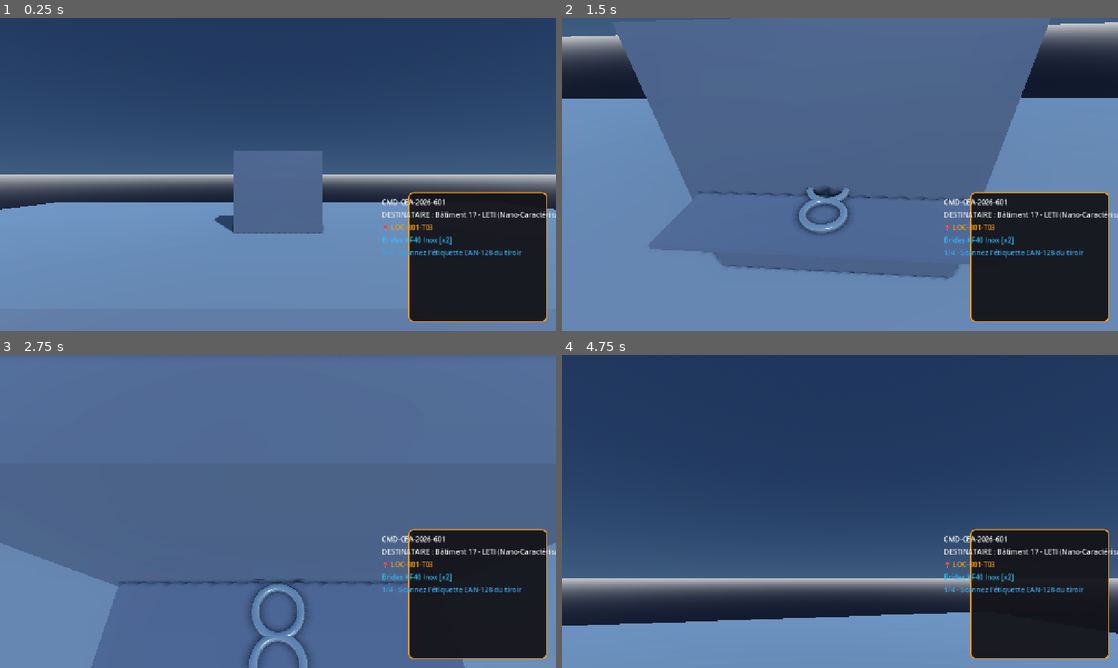
Above: before the commit, frames 1-4 (two rows, left to right).
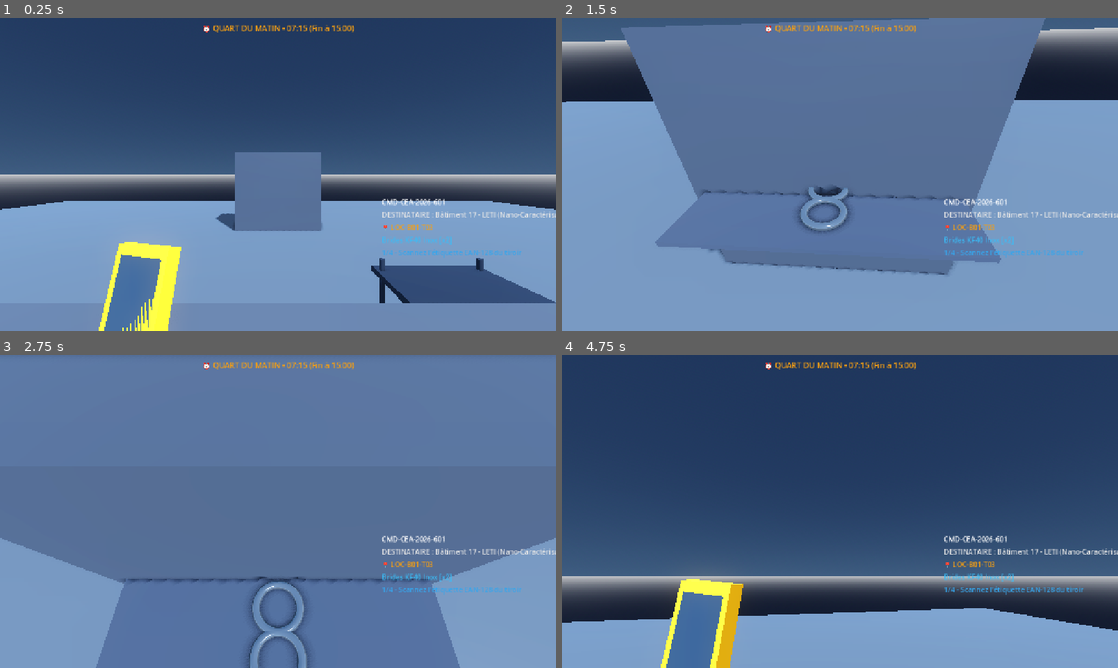
Above: after the commit, the same moments.

Repository: Masterjeremysu/Jeux-Scan-25-ans-Logistics
Game: Godot game, scene res://scenes/MainWarehouse.tscn
The game is run twice, just before and just after one commit, with the same random seed, the same clock (stepped at 60 frames per second) and the same inputs.
Inputs (mouse positions are in pixels of both pictures, inside the frame that each line leads up to):
- Up to frame 1 (0.25 s): no input
- Up to frame 2 (1.5 s): tap Enter at 0.5 s; move the mouse to (867, 174) at 0.52 s; hold Space (laser_scan) 0.53-1.28 s; hold Z (move_forward) from 0.53 s (still down); move the mouse to (812, 174) at 1.27 s; tap Space (laser_scan) at 1.35 s
- Up to frame 3 (2.75 s): move the mouse to (333, 442) at 2.02 s; release Z (move_forward) at 2.03 s; hold D (move_right) from 2.03 s (still down); hold Space (laser_scan) from 2.03 s (still down); click (333, 442) at 2.17 s
- Up to frame 4 (4.75 s): move the mouse to (812, 574) at 2.77 s; release D (move_right) at 2.78 s; release Space (laser_scan) at 2.78 s; hold Z (move_forward) 2.78-3.53 s; tap Space (laser_scan) at 2.85, 4.35 s; click (812, 574) at 2.92 s; tap Enter at 3.5 s; move the mouse to (1006, 558) at 3.52 s; hold Q (move_left) 3.53-4.28 s; hold Space (laser_scan) 3.53-4.28 s; click (1006, 558) at 3.67 s; tap Escape (ui_cancel) at 4.15 s; move the mouse to (795, 508) at 4.27 s; hold Z (move_forward) from 4.28 s (still down)

The runs differ from the first frame. In frame 1, 15% of the frame differs, in the area x 11-100%, y 2-100%; in frame 2, 15%; in frame 3, 13%; in frame 4, 16%, in the area x 0-100%, y 2-100%.

Commit message:
Ajout lanceurs direct 1-clic bat, chariot picking 3D, Zebra 3D en main et horloge de quart

Diff:
--- a/project.godot
+++ b/project.godot
@@ -1,22 +1,29 @@
 ; Engine configuration file.
 ; It's best edited using the editor UI and not directly,
-; but it can also be edited by text.
+; since the parameters that go here are not all obvious.
+;
+; Format:
+;   [section] ; section goes between []
+;   param=value ; assign values to parameters
 
 config_version=5
+
+[animation]
+
+compatibility/default_parent_skeleton_in_mesh_instance_3d=true
 
 [application]
 
 config/name="CEA GRENOBLE - Logistique 3D Warehouse"
 config/description="Simulateur d'entrepôt logistique haute précision pour le CEA Grenoble (Racks, Tiroirs animés, Terminal Zebra WMS, Étiquettes EAN-128)"
 run/main_scene="res://scenes/MainWarehouse.tscn"
-config/features=PackedStringArray("4.3", "Forward Plus")
+config/features=PackedStringArray("4.7", "Forward Plus")
 config/icon="res://icon.svg"
 
 [display]
 
 window/size/viewport_width=1280
 window/size/viewport_height=720
-window/size/mode=0
 window/stretch/mode="canvas_items"
 window/stretch/aspect="expand"
 
@@ -24,45 +31,44 @@
 
 move_forward={
 "deadzone": 0.5,
-"events": [Object(InputEventKey,"resource_local_to_scene":fa …(172 unchanged characters)… eycode":90,"key_label":0,"unicode":122,"echo":false,"script":null)
-, Object(InputEventKey,"resource_local_to_scene":false,"reso …(163 unchanged characters)… eycode":87,"key_label":0,"unicode":119,"echo":false,"script":null)
-, Object(InputEventKey,"resource_local_to_scene":false,"reso …(166 unchanged characters)… ode":4194320,"key_label":0,"unicode":0,"echo":false,"script":null)
+"events": [Object(InputEventKey,"resource_local_to_scene":fa …(172 unchanged characters)… eycode":90,"key_label":0,"unicode":122,"location":0,"echo":false,"script":null)
+, Object(InputEventKey,"resource_local_to_scene":false,"reso …(163 unchanged characters)… eycode":87,"key_label":0,"unicode":119,"location":0,"echo":false,"script":null)
+, Object(InputEventKey,"resource_local_to_scene":false,"reso …(166 unchanged characters)… ode":4194320,"key_label":0,"unicode":0,"location":0,"echo":false,"script":null)
 ]
 }
 move_backward={
 "deadzone": 0.5,
-"events": [Object(InputEventKey,"resource_local_to_scene":fa …(172 unchanged characters)… eycode":83,"key_label":0,"unicode":115,"echo":false,"script":null)
-, Object(InputEventKey,"resource_local_to_scene":false,"reso …(166 unchanged characters)… ode":4194322,"key_label":0,"unicode":0,"echo":false,"script":null)
+"events": [Object(InputEventKey,"resource_local_to_scene":fa …(172 unchanged characters)… eycode":83,"key_label":0,"unicode":115,"location":0,"echo":false,"script":null)
+, Object(InputEventKey,"resource_local_to_scene":false,"reso …(166 unchanged characters)… ode":4194322,"key_label":0,"unicode":0,"location":0,"echo":false,"script":null)
 ]
 }
 move_left={
 "deadzone": 0.5,
-"events": [Object(InputEventKey,"resource_local_to_scene":fa …(172 unchanged characters)… eycode":81,"key_label":0,"unicode":113,"echo":false,"script":null)
-, Object(InputEventKey,"resource_local_to_scene":false,"reso …(162 unchanged characters)… keycode":65,"key_label":0,"unicode":97,"echo":false,"script":null)
-, Object(InputEventKey,"resource_local_to_scene":false,"reso …(166 unchanged characters)… ode":4194319,"key_label":0,"unicode":0,"echo":false,"script":null)
+"events": [Object(InputEventKey,"resource_local_to_scene":fa …(172 unchanged characters)… eycode":81,"key_label":0,"unicode":113,"location":0,"echo":false,"script":null)
+, Object(InputEventKey,"resource_local_to_scene":false,"reso …(162 unchanged characters)… keycode":65,"key_label":0,"unicode":97,"location":0,"echo":false,"script":null)
+, Object(InputEventKey,"resource_local_to_scene":false,"reso …(166 unchanged characters)… ode":4194319,"key_label":0,"unicode":0,"location":0,"echo":false,"script":null)
 ]
 }
 move_right={
 "deadzone": 0.5,
-"events": [Object(InputEventKey,"resource_local_to_scene":fa …(172 unchanged characters)… eycode":68,"key_label":0,"unicode":100,"echo":false,"script":null)
-, Object(InputEventKey,"resource_local_to_scene":false,"reso …(166 unchanged characters)… ode":4194321,"key_label":0,"unicode":0,"echo":false,"script":null)
+"events": [Object(InputEventKey,"resource_local_to_scene":fa …(172 unchanged characters)… eycode":68,"key_label":0,"unicode":100,"location":0,"echo":false,"script":null)
+, Object(InputEventKey,"resource_local_to_scene":false,"reso …(166 unchanged characters)… ode":4194321,"key_label":0,"unicode":0,"location":0,"echo":false,"script":null)
 ]
 }
 laser_scan={
 "deadzone": 0.5,
-"events": [Object(InputEventKey,"resource_local_to_scene":fa …(171 unchanged characters)… keycode":32,"key_label":0,"unicode":32,"echo":false,"script":null)
+"events": [Object(InputEventKey,"resource_local_to_scene":fa …(171 unchanged characters)… keycode":32,"key_label":0,"unicode":32,"location":0,"echo":false,"script":null)
 , Object(InputEventMouseButton,"resource_local_to_scene":false,"resource_name":"","device":-1,"window_id":0,"alt_presse …(243 unchanged characters)…
 ]
 }
 interact={
 "deadzone": 0.5,
-"events": [Object(InputEventKey,"resource_local_to_scene":fa …(172 unchanged characters)… eycode":69,"key_label":0,"unicode":101,"echo":false,"script":null)
+"events": [Object(InputEventKey,"resource_local_to_scene":fa …(172 unchanged characters)… eycode":69,"key_label":0,"unicode":101,"location":0,"echo":false,"script":null)
 ]
 }
 
 [rendering]
 
-renderer/rendering_method="forward_plus"
 textures/vram_compression/import_etc2_astc=true
 anti_aliasing/quality/msaa_3d=2
 anti_aliasing/quality/screen_space_aa=1
--- a/scenes/MainWarehouse.tscn
+++ b/scenes/MainWarehouse.tscn
@@ -1,8 +1,9 @@
-[gd_scene load_steps=12 format=3]
+[gd_scene load_steps=13 format=3]
 
 [ext_resource type="PackedScene" path="res://scenes/Player.tscn" id="1_player"]
 [ext_resource type="PackedScene" path="res://scenes/DrawerCabinet.tscn" id="2_cabinet"]
-[ext_resource type="Script" path="res://scripts/WarehouseManager.gd" id="3_mgr"]
+[ext_resource type="PackedScene" path="res://scenes/PickingCart.tscn" id="3_cart"]
+[ext_resource type="Script" path="res://scripts/WarehouseManager.gd" id="4_mgr"]
 
 [sub_resource type="ProceduralSkyMaterial" id="ProceduralSkyMaterial_sky"]
 sky_top_color = Color(0.12, 0.18, 0.28, 1)
@@ -16,8 +17,8 @@
 background_mode = 2
 sky = SubResource("Sky_env")
 ambient_light_source = 2
-ambient_light_color = Color(0.8, 0.85, 0.9, 1)
-ambient_light_energy = 0.8
+ambient_light_color = Color(0.85, 0.9, 0.96, 1)
+ambient_light_energy = 0.9
 tonemap_mode = 2
 ssao_enabled = true
 glow_enabled = true
@@ -31,9 +32,9 @@
 size = Vector3(26, 0.2, 22)
 
 [sub_resource type="StandardMaterial3D" id="StandardMaterial3D_floor"]
-albedo_color = Color(0.2, 0.25, 0.32, 1)
-metallic = 0.15
-roughness = 0.35
+albedo_color = Color(0.22, 0.27, 0.34, 1)
+metallic = 0.2
+roughness = 0.3
 
 [sub_resource type="BoxMesh" id="BoxMesh_bench"]
 size = Vector3(3.5, 0.9, 1.6)
@@ -51,11 +52,11 @@
 [node name="DirectionalLight3D" type="DirectionalLight3D" parent="."]
 transform = Transform3D(0.866025, -0.353553, 0.353553, 0, 0.707107, 0.707107, -0.5, -0.612372, 0.612372, 5, 10, 5)
 light_color = Color(0.98, 0.98, 1, 1)
-light_energy = 1.4
+light_energy = 1.6
 shadow_enabled = true
 
 [node name="WarehouseManager" type="Node" parent="."]
-script = ExtResource("3_mgr")
+script = ExtResource("4_mgr")
 
 [node name="Floor" type="StaticBody3D" parent="."]
 transform = Transform3D(1, 0, 0, 0, 1, 0, 0, 0, 1, 0, -0.1, 0)
@@ -70,6 +71,9 @@
 [node name="DrawerCabinet" parent="." instance=ExtResource("2_cabinet")]
 transform = Transform3D(1, 0, 0, 0, 1, 0, 0, 0, 1, 0, 0, -4)
 
+[node name="PickingCart" parent="." instance=ExtResource("3_cart")]
+transform = Transform3D(1, 0, 0, 0, 1, 0, 0, 0, 1, 1.4, 0, 1.5)
+
 [node name="PackingBench" type="MeshInstance3D" parent="."]
 transform = Transform3D(1, 0, 0, 0, 1, 0, 0, 0, 1, 0, 0.45, 2.5)
 mesh = SubResource("BoxMesh_bench")
--- /dev/null
+++ b/scenes/PickingCart.tscn
@@ -0,0 +1,82 @@
+[gd_scene load_steps=8 format=3]
+
+[sub_resource type="BoxShape3D" id="BoxShape3D_cart"]
+size = Vector3(1.1, 0.9, 1.4)
+
+[sub_resource type="BoxMesh" id="BoxMesh_tray"]
+size = Vector3(1.0, 0.05, 1.3)
+
+[sub_resource type="StandardMaterial3D" id="StandardMaterial3D_metal"]
+albedo_color = Color(0.25, 0.3, 0.38, 1)
+metallic = 0.85
+roughness = 0.25
+
+[sub_resource type="CylinderMesh" id="CylinderMesh_pipe"]
+top_radius = 0.025
+bottom_radius = 0.025
+height = 0.85
+
+[sub_resource type="CylinderMesh" id="CylinderMesh_wheel"]
+top_radius = 0.08
+bottom_radius = 0.08
+height = 0.05
+
+[sub_resource type="StandardMaterial3D" id="StandardMaterial3D_rubber"]
+albedo_color = Color(0.08, 0.08, 0.1, 1)
+roughness = 0.9
+
+[node name="PickingCart" type="CharacterBody3D"]
+
+[node name="CollisionShape3D" type="CollisionShape3D" parent="."]
+transform = Transform3D(1, 0, 0, 0, 1, 0, 0, 0, 1, 0, 0.45, 0)
+shape = SubResource("BoxShape3D_cart")
+
+[node name="LowerTray" type="MeshInstance3D" parent="."]
+transform = Transform3D(1, 0, 0, 0, 1, 0, 0, 0, 1, 0, 0.15, 0)
+mesh = SubResource("BoxMesh_tray")
+surface_material_override/0 = SubResource("StandardMaterial3D_metal")
+
+[node name="UpperTray" type="MeshInstance3D" parent="."]
+transform = Transform3D(1, 0, 0, 0, 1, 0, 0, 0, 1, 0, 0.75, 0)
+mesh = SubResource("BoxMesh_tray")
+surface_material_override/0 = SubResource("StandardMaterial3D_metal")
+
+[node name="PillarFL" type="MeshInstance3D" parent="."]
+transform = Transform3D(1, 0, 0, 0, 1, 0, 0, 0, 1, 0.45, 0.45, 0.55)
+mesh = SubResource("CylinderMesh_pipe")
+surface_material_override/0 = SubResource("StandardMaterial3D_metal")
+
+[node name="PillarFR" type="MeshInstance3D" parent="."]
+transform = Transform3D(1, 0, 0, 0, 1, 0, 0, 0, 1, -0.45, 0.45, 0.55)
+mesh = SubResource("CylinderMesh_pipe")
+surface_material_override/0 = SubResource("StandardMaterial3D_metal")
+
+[node name="PillarBL" type="MeshInstance3D" parent="."]
+transform = Transform3D(1, 0, 0, 0, 1, 0, 0, 0, 1, 0.45, 0.45, -0.55)
+mesh = SubResource("CylinderMesh_pipe")
+surface_material_override/0 = SubResource("StandardMaterial3D_metal")
+
+[node name="PillarBR" type="MeshInstance3D" parent="."]
+transform = Transform3D(1, 0, 0, 0, 1, 0, 0, 0, 1, -0.45, 0.45, -0.55)
+mesh = SubResource("CylinderMesh_pipe")
+surface_material_override/0 = SubResource("StandardMaterial3D_metal")
+
+[node name="WheelFL" type="MeshInstance3D" parent="."]
+transform = Transform3D(1, 0, 0, 0, -4.37114e-08, -1, 0, 1, -4.37114e-08, 0.45, 0.08, 0.55)
+mesh = SubResource("CylinderMesh_wheel")
+surface_material_override/0 = SubResource("StandardMaterial3D_rubber")
+
+[node name="WheelFR" type="MeshInstance3D" parent="."]
+transform = Transform3D(1, 0, 0, 0, -4.37114e-08, -1, 0, 1, -4.37114e-08, -0.45, 0.08, 0.55)
+mesh = SubResource("CylinderMesh_wheel")
+surface_material_override/0 = SubResource("StandardMaterial3D_rubber")
+
+[node name="WheelBL" type="MeshInstance3D" parent="."]
+transform = Transform3D(1, 0, 0, 0, -4.37114e-08, -1, 0, 1, -4.37114e-08, 0.45, 0.08, -0.55)
+mesh = SubResource("CylinderMesh_wheel")
+surface_material_override/0 = SubResource("StandardMaterial3D_rubber")
+
+[node name="WheelBR" type="MeshInstance3D" parent="."]
+transform = Transform3D(1, 0, 0, 0, -4.37114e-08, -1, 0, 1, -4.37114e-08, -0.45, 0.08, -0.55)
+mesh = SubResource("CylinderMesh_wheel")
+surface_material_override/0 = SubResource("StandardMaterial3D_rubber")
--- a/scenes/Player.tscn
+++ b/scenes/Player.tscn
@@ -7,23 +7,35 @@
 radius = 0.4
 height = 1.8
 
+[sub_resource type="BoxMesh" id="BoxMesh_zebra_body"]
+size = Vector3(0.12, 0.22, 0.035)
+
+[sub_resource type="StandardMaterial3D" id="StandardMaterial3D_zebra_case"]
+albedo_color = Color(0.1, 0.1, 0.12, 1)
+metallic = 0.4
+roughness = 0.6
+
+[sub_resource type="BoxMesh" id="BoxMesh_bumper"]
+size = Vector3(0.126, 0.226, 0.038)
+
+[sub_resource type="StandardMaterial3D" id="StandardMaterial3D_bumper"]
+albedo_color = Color(0.96, 0.62, 0.07, 1)
+roughness = 0.8
+
+[sub_resource type="QuadMesh" id="QuadMesh_screen"]
+size = Vector2(0.1, 0.16)
+
+[sub_resource type="StandardMaterial3D" id="StandardMaterial3D_screen"]
+albedo_color = Color(0.04, 0.07, 0.12, 1)
+emission_enabled = true
+emission = Color(0.08, 0.2, 0.35, 1)
+emission_energy_multiplier = 0.8
+
 [sub_resource type="ImmediateMesh" id="ImmediateMesh_laser"]
 
 [sub_resource type="StandardMaterial3D" id="StandardMaterial3D_laser"]
 shading_mode = 0
-albedo_color = Color(1, 0.15, 0.15, 1)
-
-[sub_resource type="StyleBoxFlat" id="StyleBoxFlat_zebra"]
-bg_color = Color(0.08, 0.08, 0.1, 0.95)
-border_width_left = 3
-border_width_top = 3
-border_width_right = 3
-border_width_bottom = 3
-border_color = Color(0.96, 0.62, 0.07, 1)
-corner_radius_top_left = 12
-corner_radius_top_right = 12
-corner_radius_bottom_right = 12
-corner_radius_bottom_left = 12
+albedo_color = Color(1, 0.1, 0.1, 1)
 
 [node name="Player" type="CharacterBody3D"]
 script = ExtResource("1_player")
@@ -36,17 +48,55 @@
 transform = Transform3D(1, 0, 0, 0, 1, 0, 0, 0, 1, 0, 1.65, 0)
 
 [node name="Camera3D" type="Camera3D" parent="Head"]
-fov = 68.0
+fov = 70.0
 
 [node name="LaserRay" type="RayCast3D" parent="Head"]
-target_position = Vector3(0, 0, -4.5)
+target_position = Vector3(0, 0, -5.0)
 
-[node name="LaserBeam" type="MeshInstance3D" parent="Head"]
-transform = Transform3D(1, 0, 0, 0, 1, 0, 0, 0, 1, 0.2, -0.2, -0.2)
+[node name="ZebraHand3D" type="Node3D" parent="Head"]
+transform = Transform3D(0.965926, 0.0669873, -0.25, 0, 0.965926, 0.258819, 0.258819, -0.25, 0.933013, -0.28, -0.26, -0.45)
+
+[node name="BumperYellow" type="MeshInstance3D" parent="Head/ZebraHand3D"]
+mesh = SubResource("BoxMesh_bumper")
+surface_material_override/0 = SubResource("StandardMaterial3D_bumper")
+
+[node name="BodyBlack" type="MeshInstance3D" parent="Head/ZebraHand3D"]
+mesh = SubResource("BoxMesh_zebra_body")
+surface_material_override/0 = SubResource("StandardMaterial3D_zebra_case")
+
+[node name="Screen" type="MeshInstance3D" parent="Head/ZebraHand3D"]
+transform = Transform3D(1, 0, 0, 0, 1, 0, 0, 0, 1, 0, 0.01, 0.019)
+mesh = SubResource("QuadMesh_screen")
+surface_material_override/0 = SubResource("StandardMaterial3D_screen")
+
+[node name="LaserBeam" type="MeshInstance3D" parent="Head/ZebraHand3D"]
+transform = Transform3D(1, 0, 0, 0, 1, 0, 0, 0, 1, 0, 0.12, 0)
 mesh = SubResource("ImmediateMesh_laser")
 surface_material_override/0 = SubResource("StandardMaterial3D_laser")
 
 [node name="CanvasLayer" type="CanvasLayer" parent="."]
+
+[node name="ShiftHUD" type="Control" parent="CanvasLayer"]
+layout_mode = 3
+anchors_preset = 10
+anchor_right = 1.0
+offset_bottom = 54.0
+grow_horizontal = 2
+
+[node name="ClockLabel" type="Label" parent="CanvasLayer/ShiftHUD"]
+layout_mode = 1
+anchors_preset = 5
+anchor_left = 0.5
+anchor_right = 0.5
+offset_left = -160.0
+offset_top = 10.0
+offset_right = 160.0
+offset_bottom = 40.0
+grow_horizontal = 2
+theme_override_colors/font_color = Color(0.96, 0.62, 0.07, 1)
+theme_override_font_sizes/font_size = 18
+text = "⏰ QUART DU MATIN • 07:15 (Fin à 15:00)"
+horizontal_alignment = 1
 
 [node name="ZebraPDA" type="Control" parent="CanvasLayer" groups=["zebra_pda"]]
 layout_mode = 3
@@ -62,13 +112,6 @@
 grow_horizontal = 0
 grow_vertical = 0
 script = ExtResource("2_zebra")
-
-[node name="Panel" type="Panel" parent="CanvasLayer/ZebraPDA"]
-layout_mode = 1
-anchors_preset = 15
-anchor_right = 1.0
-anchor_bottom = 1.0
-theme_override_styles/panel = SubResource("StyleBoxFlat_zebra")
 
 [node name="VBox" type="VBoxContainer" parent="CanvasLayer/ZebraPDA"]
 layout_mode = 1
--- a/scripts/PlayerController.gd
+++ b/scripts/PlayerController.gd
@@ -9,10 +9,16 @@
 @onready var head: Node3D = $Head
 @onready var camera: Camera3D = $Head/Camera3D
 @onready var laser_ray: RayCast3D = $Head/LaserRay
-@onready var laser_beam: MeshInstance3D = $Head/LaserBeam
-@onready var zebra_display: Node = $CanvasLayer/ZebraPDA
+@onready var zebra_hand_3d: Node3D = $Head/ZebraHand3D
+@onready var laser_beam: MeshInstance3D = $Head/ZebraHand3D/LaserBeam
 
 var is_inspecting_drawer: bool = false
+var is_aiming_zebra: bool = false
+var zebra_idle_pos := Vector3(-0.28, -0.26, -0.45)
+var zebra_idle_rot := Vector3(deg_to_rad(15), deg_to_rad(-15), deg_to_rad(4))
+var zebra_aim_pos := Vector3(0.0, -0.16, -0.32)
+var zebra_aim_rot := Vector3(deg_to_rad(-5), 0, 0)
+
 var original_camera_transform: Transform3D
 
 func _ready() -> void:
@@ -34,8 +40,24 @@
 			else:
 				Input.set_mouse_mode(Input.MOUSE_MODE_CAPTURED)
 
+	# Viser avec le Zebra (Clic Droit)
+	if event is InputEventMouseButton and event.button_index == MOUSE_BUTTON_RIGHT and not is_inspecting_drawer:
+		set_aiming_zebra(event.pressed)
+
+	# Tirer au laser (Espace ou Clic Gauche)
 	if event.is_action_pressed("laser_scan") and not is_inspecting_drawer:
 		trigger_laser_scan()
+
+func set_aiming_zebra(aiming: bool) -> void:
+	is_aiming_zebra = aiming
+	var tween = create_tween().set_parallel(true)
+	tween.set_trans(Tween.TRANS_CUBIC).set_ease(Tween.EASE_OUT)
+	if aiming:
+		tween.tween_property(zebra_hand_3d, "position", zebra_aim_pos, 0.2)
+		tween.tween_property(zebra_hand_3d, "rotation", zebra_aim_rot, 0.2)
+	else:
+		tween.tween_property(zebra_hand_3d, "position", zebra_idle_pos, 0.2)
+		tween.tween_property(zebra_hand_3d, "rotation", zebra_idle_rot, 0.2)
 
 func _physics_process(delta: float) -> void:
 	if is_inspecting_drawer:
@@ -58,7 +80,7 @@
 
 func trigger_laser_scan() -> void:
 	laser_beam.visible = true
-	get_tree().create_timer(0.2).timeout.connect(func(): laser_beam.visible = false)
+	get_tree().create_timer(0.25).timeout.connect(func(): laser_beam.visible = false)
 
 	if laser_ray.is_colliding():
 		var target = laser_ray.get_collider()
@@ -67,6 +89,7 @@
 
 func enter_drawer_inspection(drawer_camera_marker: Marker3D) -> void:
 	is_inspecting_drawer = true
+	zebra_hand_3d.visible = false
 	Input.set_mouse_mode(Input.MOUSE_MODE_VISIBLE)
 	original_camera_transform = camera.global_transform
 
@@ -78,6 +101,7 @@
 	if not is_inspecting_drawer:
 		return
 	is_inspecting_drawer = false
+	zebra_hand_3d.visible = true
 	Input.set_mouse_mode(Input.MOUSE_MODE_CAPTURED)
 
 	var tween = create_tween()
Not shown, added: icon.svg.import
Not shown: 1 places in scenes/Player.tscn that only renumber resources
Not shown, added: scripts/DrawerCabinet.gd.uid
Not shown, added: scripts/PlayerController.gd.uid
Not shown, added: scripts/WarehouseManager.gd.uid
Not shown, added: scripts/ZebraPDA.gd.uid
Not shown, added: LANCER_LE_JEU.bat
Not shown, added: OUVRIR_EDITEUR_GODOT.bat
